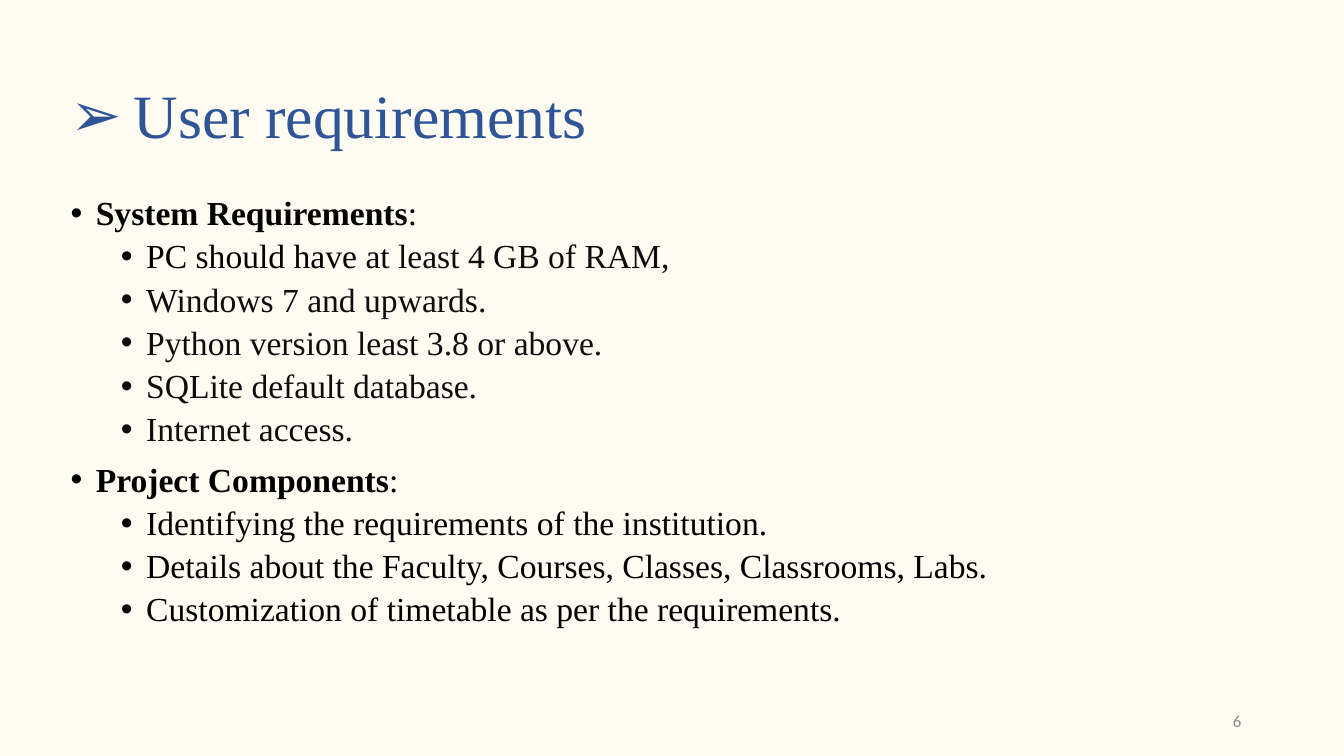
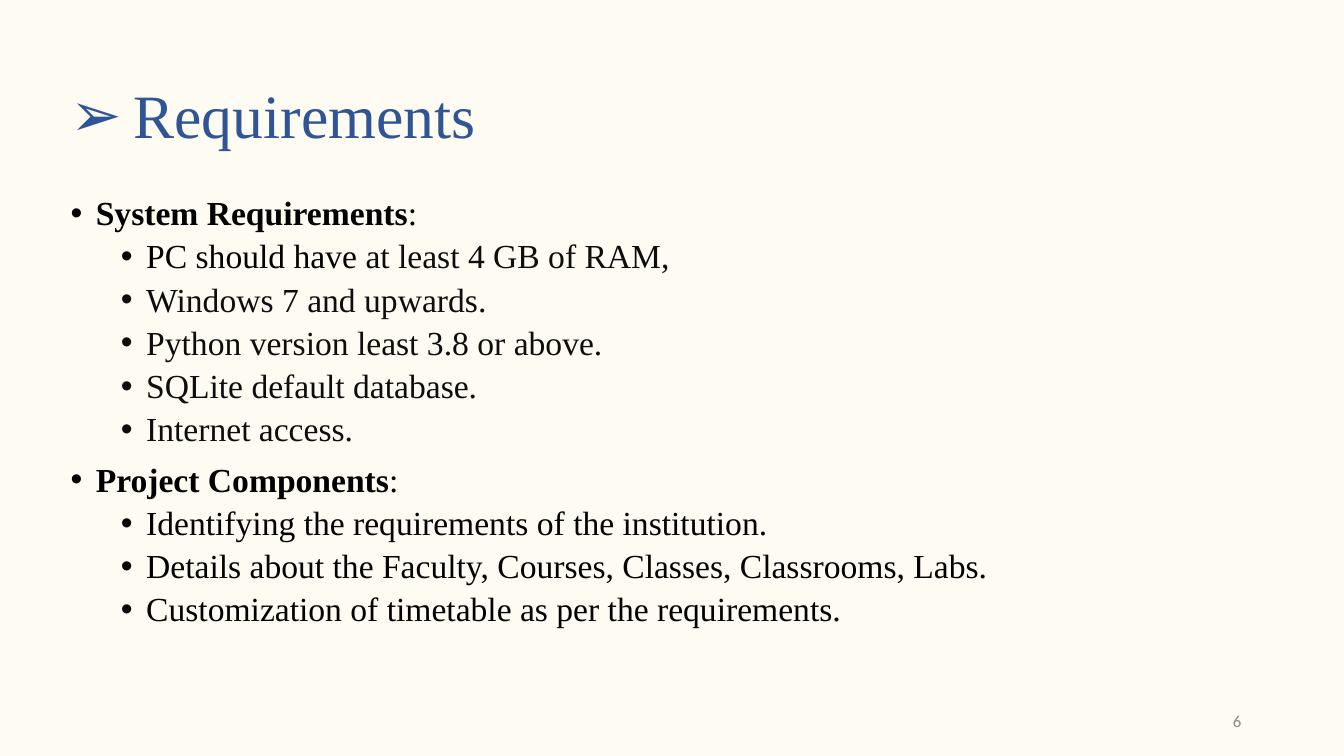
Before and after one commit to s-saanvi/Collection, a slide deck: slide 6 of Synopsis/Synopsis Presentation.pptx. Drawn at 1344x756 pixels with LibreOffice and Linux fonts; fonts in the diff are those of the drawing. Boxes give left, top, right and bottom in pixels: in the first picture for what was removed or moved away, otherwise in the second. Text is boxed around its words. In the diff, an @@ line names an element or a change of style, - is before the commit and + after.

```diff
--- a/Synopsis/Synopsis Presentation.pptx
+++ b/Synopsis/Synopsis Presentation.pptx
@@ title at (134,97,476,150): text changed @@
-➢ User requirements
+➢ Requirements
```
Also in this commit, not shown: 1 other slide changed, 2 slides added, 1 other file.
